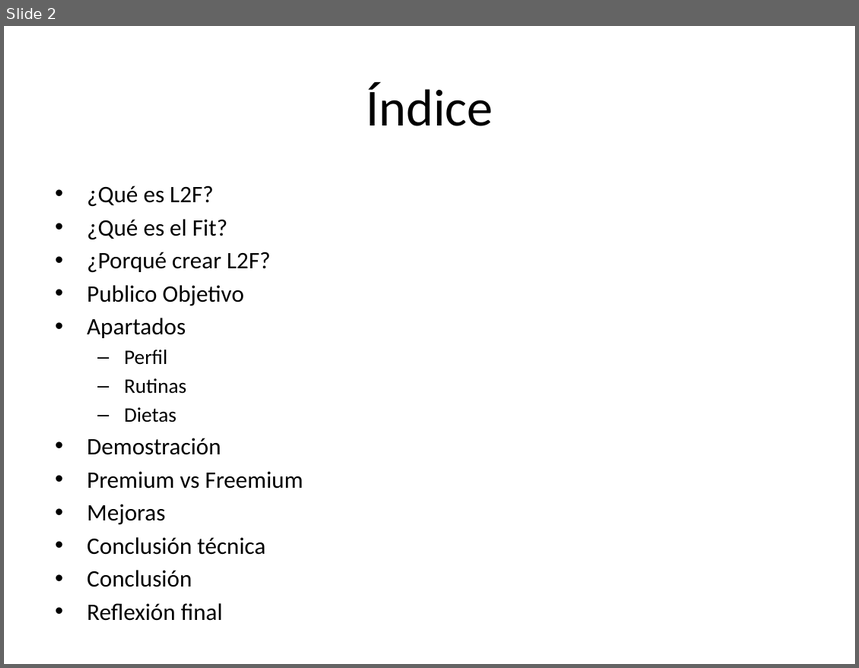
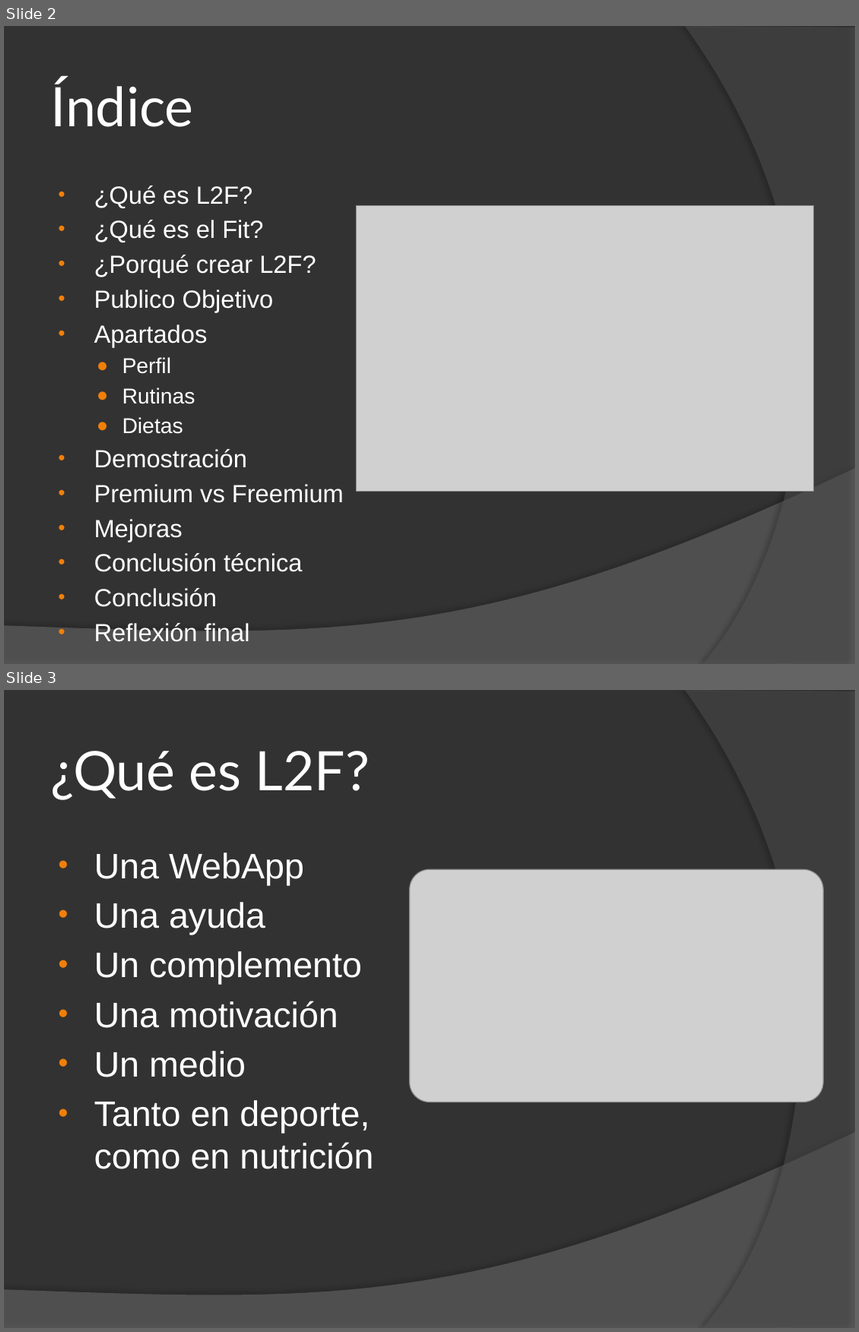
Before and after one commit to CreditoSintesi/CreditoSintesi, a slide deck: Entrega/Presentacion.pptx. Shown one above the other, each under a label of ours: slide 2 before the commit, slides 2 and 3 after it. The pictures are 859x668 and 859x1332 pixels, drawn with LibreOffice and Linux fonts; fonts in the diff are those of the drawing; grey boxes stand for pictures. Boxes give left, top, right and bottom in pixels: in the first picture for what was removed or moved away, otherwise in the second. Text is boxed around its words. In the diff, an @@ line names an element or a change of style, - is before the commit and + after.

```diff
--- a/Entrega/Presentacion.pptx
+++ b/Entrega/Presentacion.pptx
@@ slide 3 added at [4, 690, 855, 1328], background #323232; not listed: 2 template elements that a slide beside it also shows @@
@@ title added at [51, 751, 370, 800], 46 pt, text #FFFFFF @@
+¿Qué es L2F?
@@ text added at [94, 853, 373, 1170], 30 pt, text #FFFFFF @@
+• Una WebApp
+• Una ayuda
+• Un complemento
+• Una motivación
+• Un medio
+• Tanto en deporte, como en nutrición
@@ picture added at [410, 869, 824, 1102] @@
@@ slide 2 changed as well @@
@@ background #FFFFFF to #323232 @@
@@ freeform shape added at [685, 26, 855, 664], fill #5E5E5E at 40% opacity @@
@@ title "Índice" at [51, 79, 194, 127]: size 44 to 46 pt, font Calibri to Lato, text colour #000000 to #FFFFFF; alignment centre to left @@
@@ text "¿Qué es L2F?" at [94, 186, 344, 607]: size 20 to 21 pt in "¿Qué es L2F?", "¿Qué es el Fit?", "¿Porqué crear L2F?", "Publico Objetivo" and 7 more places; font Calibri to Arial, text colour #000000 to #FFFFFF; size 17.5 to 18.2 pt in "Perfil", "Rutinas", "Dietas"; indent changed; bullet – to ● @@
@@ picture added at [357, 205, 814, 492] @@
@@ freeform shape added at [4, 468, 855, 664], fill #7F7F7F at 45% opacity @@
```
Also in this commit, not shown: 9 other slides added, 1 slide removed, 6 other files.
